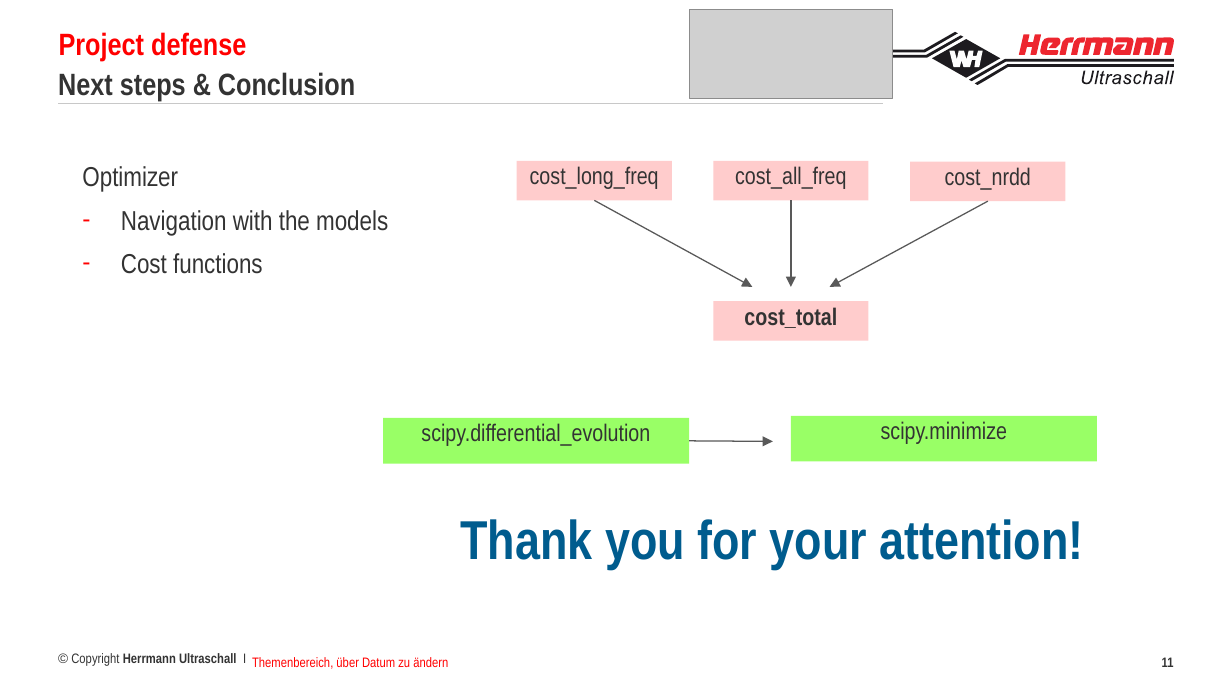
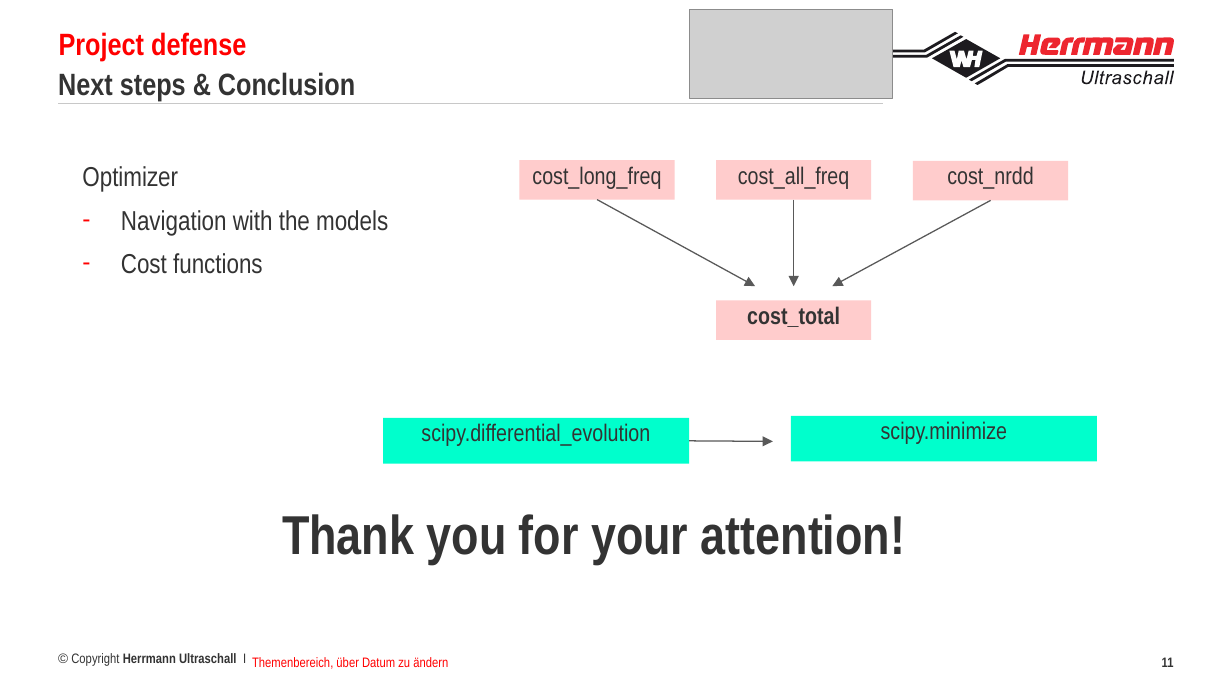
Before and after one commit to francoisbrouet/sep24_cds_int_us-welding, a slide deck: slide 11 of defense/Project defense Francois Brouet.pptx. Drawn at 1232x693 pixels with LibreOffice and Linux fonts; fonts in the diff are those of the drawing; grey boxes stand for pictures; background and template pictures are left out. Boxes give left, top, right and bottom in pixels: in the first picture for what was removed or moved away, otherwise in the second. Text is boxed around its words. In the diff, an @@ line names an element or a change of style, - is before the commit and + after.

Commit message:
250831 10:25

```diff
--- a/defense/Project defense Francois Brouet.pptx
+++ b/defense/Project defense Francois Brouet.pptx
@@ 2 arrows, 1 rectangle: place and size @@
-2 arrows, 1 rectangle at [516,161,988,287]
+2 arrows, 1 rectangle at [520,160,991,286]
@@ rectangle "scipy.differential_evolution" at [383,418,689,463]: fill #99FF66 to #00FFCC @@
@@ rectangle "scipy.minimize" at [791,416,1096,462]: fill #99FF66 to #00FFCC @@
@@ text "Thank you for your attention!": place and size @@
-text "Thank you for your attention!" at [461,519,1083,569]
+text "Thank you for your attention!" at [282,514,905,564]
@@ text "Thank you for your attention!" at [282,514,905,564]: text colour #005C8E to #333333 @@
```
